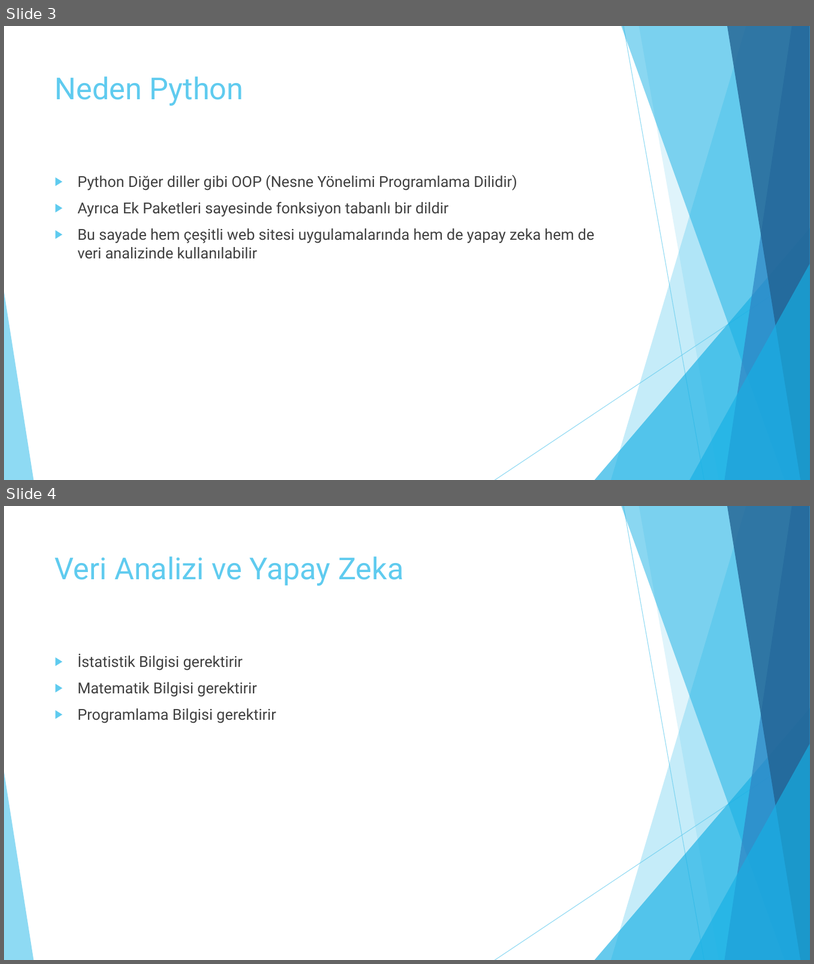
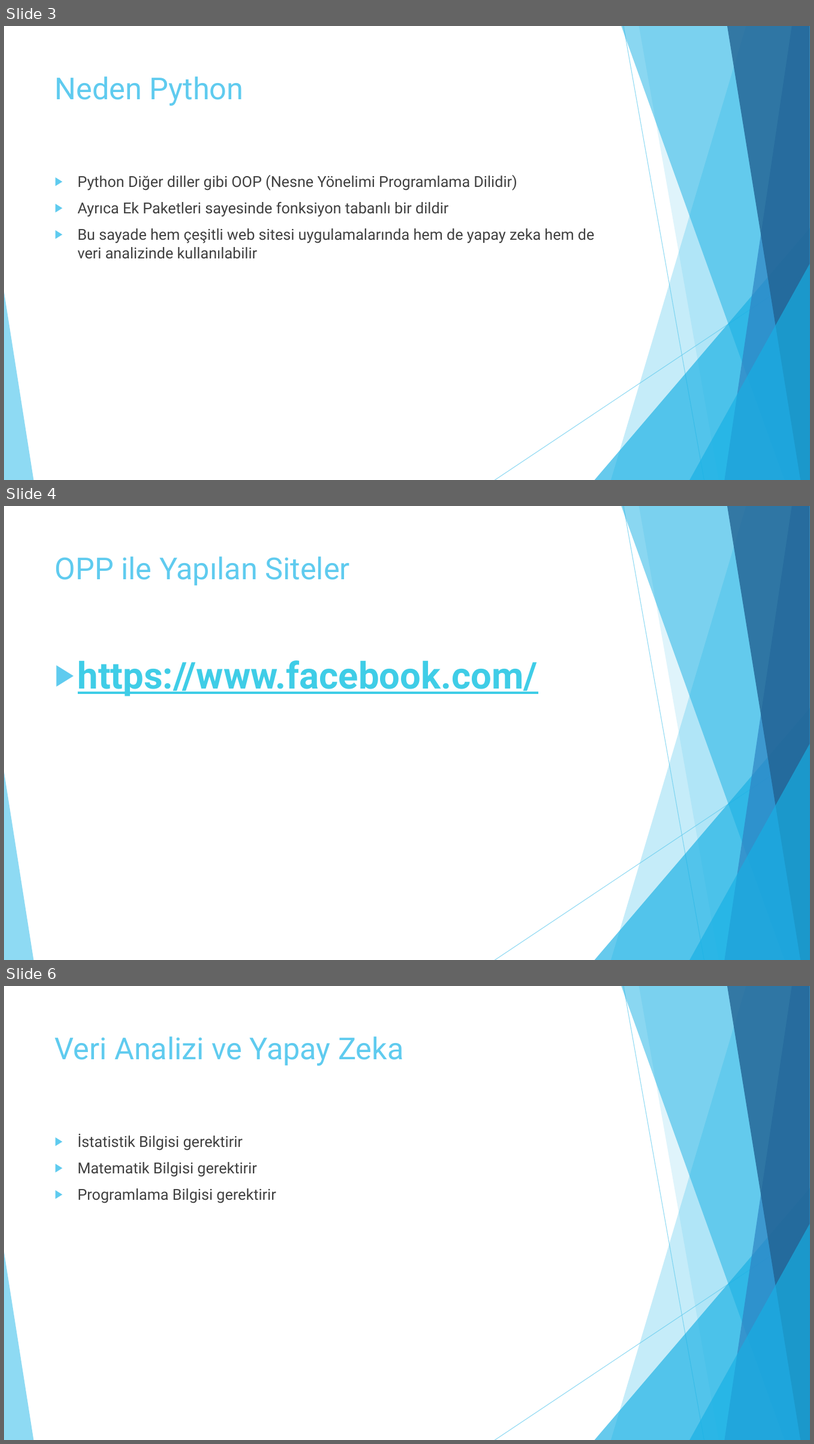
Before and after one commit to samilyilmaz26/pythonDersleri, a slide deck: Python.pptx. Shown one above the other, each under a label of ours: slides 3 and 4 before the commit, slides 3, 4 and 6 after it; the slides between them are not shown. The pictures are 814x964 and 814x1444 pixels, drawn with LibreOffice and Linux fonts; fonts in the diff are those of the drawing. Boxes give left, top, right and bottom in pixels: in the first picture for what was removed or moved away, otherwise in the second. Text is boxed around its words. In the diff, an @@ line names an element or a change of style, - is before the commit and + after.

```diff
--- a/Python.pptx
+++ b/Python.pptx
@@ slide 4 added at [4,506,810,960], background #FFFFFF; not listed: 10 template elements that a slide beside it also shows @@
@@ title added at [55,556,350,585], 36 pt, text #5FCBEF @@
+OPP ile Yapılan Siteler
@@ text added at [78,660,538,696], 44 pt, text #3FCDE7, bold, underline @@
+▶ https://www.facebook.com/
@@ what was slide 4 is now slide 6 @@
```
Also in this commit, not shown: 1 slide changed, 1 other slide added, 16 other files.
